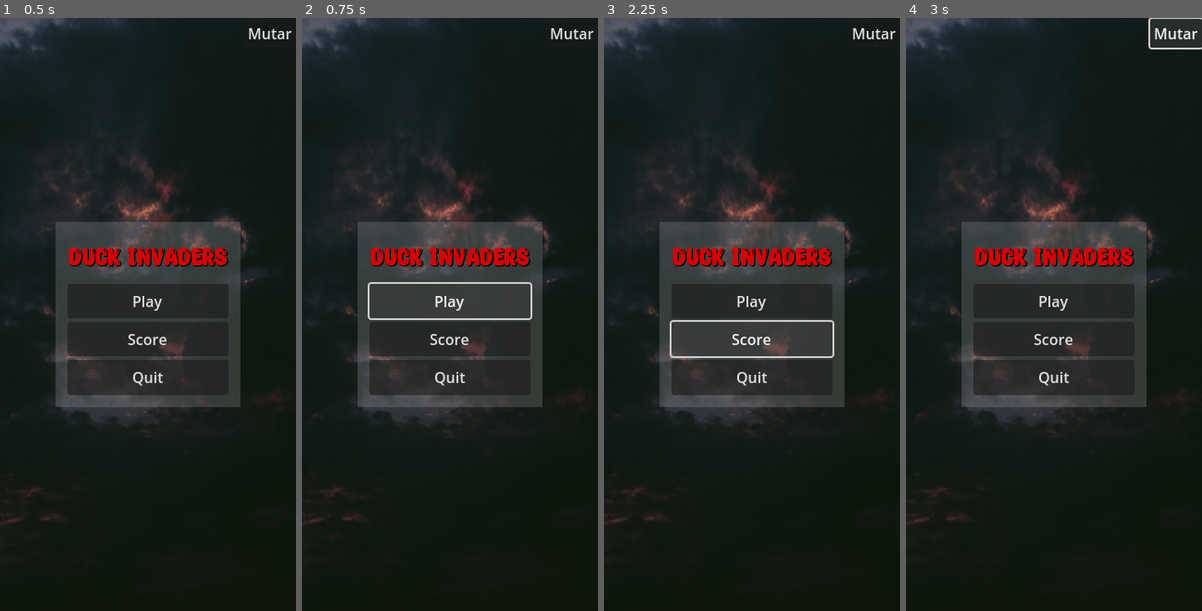
Above: before the commit, frames 1-4 (left to right).
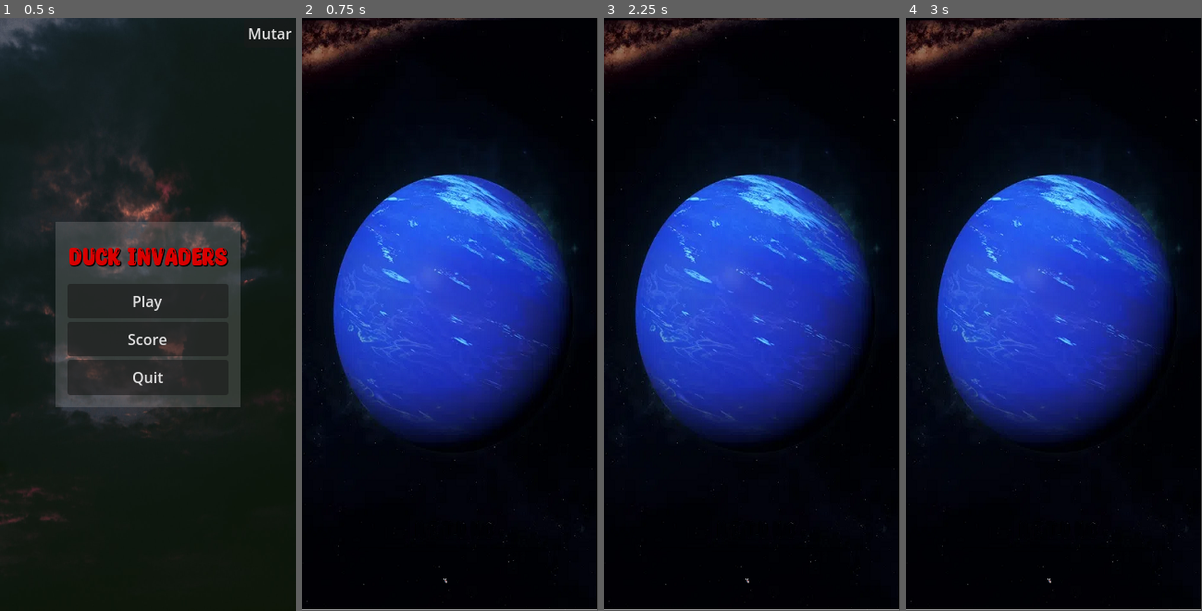
Above: after the commit, the same moments.

Repository: JulianoShinohara/DuckInvaders
Game: Godot game, scene res://Menu/menu.tscn
Two runs of this game, one before a commit and one after it. Both use one fixed random seed, a clock stepped at 60 frames per second and the inputs below. Before the commit the project has no main scene; this scene is started directly in both runs.
Inputs (mouse positions are in pixels of both pictures, inside the frame that each line leads up to):
- Up to frame 1 (0.5 s): no input
- Up to frame 2 (0.75 s): click "Play" at 0.5 s
- Up to frame 3 (2.25 s): click (752, 302) at 1.25 s, where only the run before the commit has a clickable "Play"; click (752, 338) at 2 s, where only the run before the commit has a clickable "Score"
- Up to frame 4 (3 s): click (1175, 35) at 2.75 s, where only the run before the commit has a clickable "Mutar"

Frame 1 is identical in both runs. In frame 2, 55% of the frame differs, in the area x 0-100%, y 0-100%; in frame 3, 55%; in frame 4, 55%.

Commit message:
henrque: adicionando funcionalidade aos botões e nova cena

Diff:
--- /dev/null
+++ b/Game/game.tscn
@@ -0,0 +1,14 @@
+[gd_scene load_steps=3 format=3 uid="uid://bi3ads4il04iu"]
+
+[ext_resource type="Texture2D" uid="uid://cj4rpkq8xbw4w" path="res://Style/Images/netuno.png" id="1_mqfy8"]
+[ext_resource type="PackedScene" uid="uid://ck2yianp3wsnj" path="res://Player/player.tscn" id="2_yert4"]
+
+[node name="Game" type="Node2D"]
+
+[node name="Netuno" type="Sprite2D" parent="."]
+texture = ExtResource("1_mqfy8")
+centered = false
+
+[node name="Player" parent="." instance=ExtResource("2_yert4")]
+position = Vector2(155, 607)
+motion_mode = 1
--- /dev/null
+++ b/Menu/menu.gd
@@ -0,0 +1,20 @@
+extends Node2D
+
+
+# Called when the node enters the scene tree for the first time.
+func _ready():
+	pass # Replace with function body.
+
+
+# Called every frame. 'delta' is the elapsed time since the previous frame.
+func _process(delta):
+	pass
+
+
+
+func _on_button_play_pressed():
+	get_tree().change_scene_to_file("res://Game/game.tscn")
+
+
+func _on_button_quit_pressed():
+	get_tree().quit()
--- a/Menu/menu.tscn
+++ b/Menu/menu.tscn
@@ -1,6 +1,7 @@
-[gd_scene load_steps=4 format=3 uid="uid://cls0tdsf35psh"]
+[gd_scene load_steps=5 format=3 uid="uid://cls0tdsf35psh"]
 
 [ext_resource type="Texture2D" uid="uid://c2nbqq4rgnsta" path="res://Style/Images/backgroundMenu.jpg" id="1_2ghsk"]
+[ext_resource type="Script" path="res://Menu/menu.gd" id="1_dlse1"]
 [ext_resource type="FontFile" uid="uid://ci1jgm6uulhmm" path="res://Style/Fonts/GlossySheenShineDEMO.ttf" id="2_wsbcb"]
 
 [sub_resource type="StyleBoxFlat" id="StyleBoxFlat_tei45"]
@@ -8,6 +9,7 @@
 corner_detail = 4
 
 [node name="Menu" type="Node2D"]
+script = ExtResource("1_dlse1")
 
 [node name="BackgroundTeste" type="Sprite2D" parent="."]
 scale = Vector2(0.32, 0.426667)
@@ -81,3 +83,6 @@
 offset_right = 320.0
 offset_bottom = 32.0
 text = "Mutar"
+
+[connection signal="pressed" from="CanvasLayer/Control/CenterContainer/PanelContainer/MarginContainer/VBoxContainer/ButtonPlay" to="." method="_on_button_play_pressed"]
+[connection signal="pressed" from="CanvasLayer/Control/CenterContainer/PanelContainer/MarginContainer/VBoxContainer/ButtonQuit" to="." method="_on_button_quit_pressed"]
--- /dev/null
+++ b/Player/player.tscn
@@ -0,0 +1,14 @@
+[gd_scene load_steps=3 format=3 uid="uid://ck2yianp3wsnj"]
+
+[ext_resource type="Texture2D" uid="uid://b0wk4alxkc62f" path="res://Player/GatoDeGuerra.png" id="1_46t8n"]
+
+[sub_resource type="RectangleShape2D" id="RectangleShape2D_u2uri"]
+
+[node name="Player" type="CharacterBody2D"]
+scale = Vector2(0.01, 0.01)
+
+[node name="CollisionShape2D" type="CollisionShape2D" parent="."]
+shape = SubResource("RectangleShape2D_u2uri")
+
+[node name="GatoDeGuerra" type="Sprite2D" parent="."]
+texture = ExtResource("1_46t8n")
--- a/project.godot
+++ b/project.godot
@@ -11,6 +11,7 @@
 [application]
 
 config/name="Duck Invaders"
+run/main_scene="res://world.tscn"
 config/features=PackedStringArray("4.1", "Forward Plus")
 config/icon="res://icon.svg"
 
--- /dev/null
+++ b/world.tscn
@@ -0,0 +1,7 @@
+[gd_scene load_steps=2 format=3 uid="uid://bcsbp3qeib4wy"]
+
+[ext_resource type="PackedScene" uid="uid://cls0tdsf35psh" path="res://Menu/menu.tscn" id="1_ysphw"]
+
+[node name="World" type="Node2D"]
+
+[node name="Menu" parent="." instance=ExtResource("1_ysphw")]
Binary file added: Player/GatoDeGuerra.png
Not shown, added: Player/GatoDeGuerra.png.import
Binary file added: Style/Images/netuno.png
Not shown, added: Style/Images/netuno.png.import
